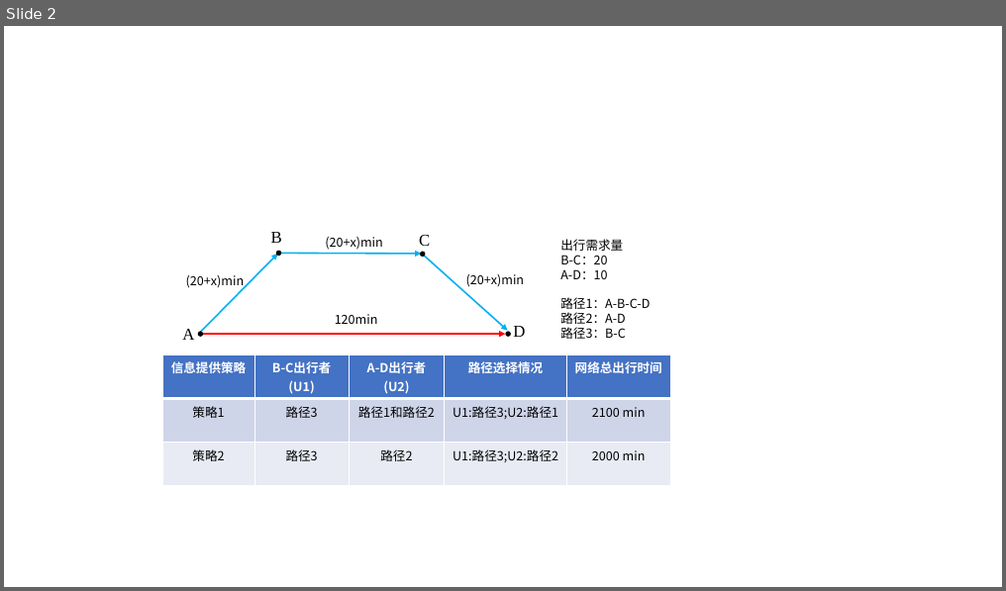
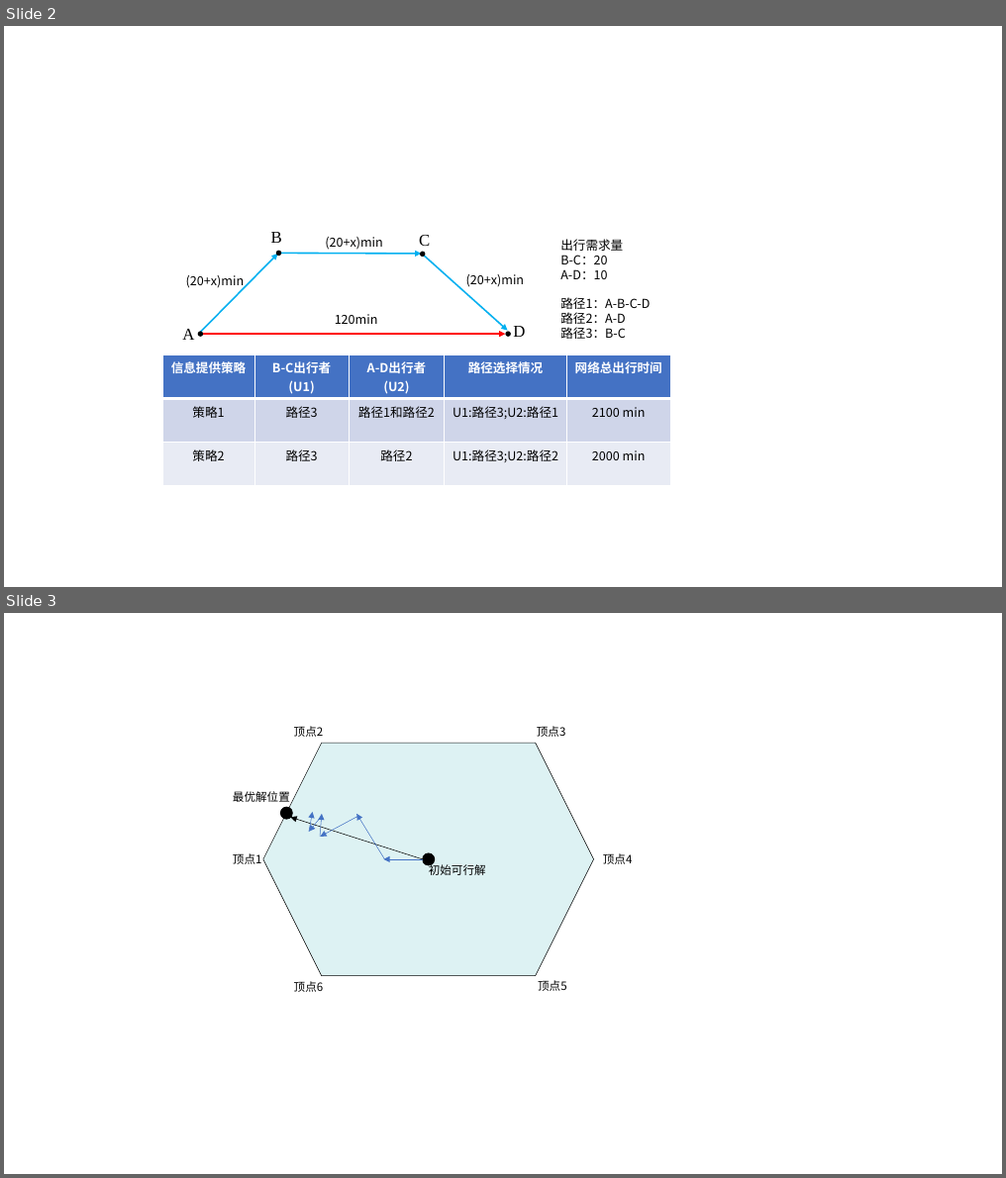
Before and after one commit to SWJTUHJF/UndergraduateThesis, a slide deck: 图.pptx. Shown one above the other, each under a label of ours: slide 2 before the commit, slides 2 and 3 after it. The pictures are 1006x591 and 1006x1178 pixels, drawn with LibreOffice and Linux fonts; fonts in the diff are those of the drawing. Boxes give left, top, right and bottom in pixels: in the first picture for what was removed or moved away, otherwise in the second. Text is boxed around its words. In the diff, an @@ line names an element or a change of style, - is before the commit and + after.

```diff
--- a/图.pptx
+++ b/图.pptx
@@ slide 3 added at (x1=4, y1=613, x2=1002, y2=1174), background #FFFFFF @@
@@ text added at (x1=294, y1=726, x2=324, y2=737), 11 pt, text #000000 @@
+顶点2
@@ text added at (x1=537, y1=726, x2=566, y2=737), 11 pt, text #000000 @@
+顶点3
@@ hexagon added at (x1=263, y1=744, x2=593, y2=976), fill #DDF2F3, outline #000000 0.5 pt @@
@@ text added at (x1=233, y1=791, x2=290, y2=802), 11 pt, text #000000 @@
+最优解位置
@@ ellipse added at (x1=281, y1=808, x2=293, y2=820), fill #000000, outline #000000 1 pt @@
@@ arrow added from (423, 860) to (291, 817), #000000 0.5 pt @@
@@ arrow added from (309, 832) to (313, 812), #4472C4 0.5 pt @@
@@ arrow added from (322, 816) to (309, 832), #4472C4 0.5 pt @@
@@ arrow added from (357, 817) to (320, 837), #4472C4 0.5 pt @@
@@ arrow added from (320, 837) to (322, 814), #4472C4 0.5 pt @@
@@ arrow added from (385, 860) to (356, 814), #4472C4 0.5 pt @@
@@ text added at (x1=233, y1=854, x2=262, y2=864), 11 pt, text #000000 @@
+顶点1
@@ arrow added from (423, 860) to (383, 860), #4472C4 0.5 pt @@
@@ ellipse added at (x1=423, y1=854, x2=435, y2=865), fill #000000, outline #000000 1 pt @@
@@ text added at (x1=429, y1=862, x2=486, y2=875), 11 pt, text #000000 @@
+初始可行解
@@ text added at (x1=603, y1=854, x2=633, y2=864), 11 pt, text #000000 @@
+顶点4
@@ text added at (x1=294, y1=981, x2=324, y2=992), 11 pt, text #000000 @@
+顶点6
@@ text added at (x1=538, y1=980, x2=567, y2=991), 11 pt, text #000000 @@
+顶点5
```
Also in this commit, not shown: 4 other slides added, 7 other files.
